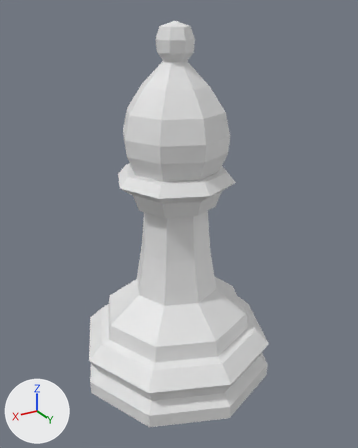
The Blender file Models/bishop.blend as it was, and as the next commit left it.
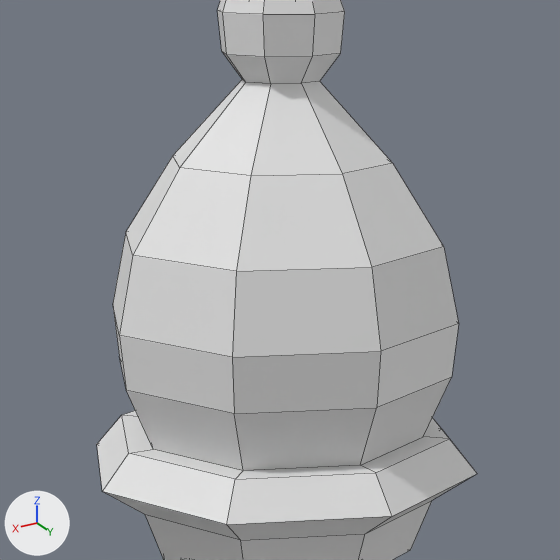
Each version is shown whole from a 50 mm lens placed at (0.045, 0.0763, 0.0707), pointed at (-0.0002, 0.001, 0.033), then close up on the part from 25% to 73% of the width and 8% to 47% of the height. Lighting does not change. The marker at lower left points along +X, +Y and +Z. The close-ups show mesh edges as thin lines.

Objects in the first close-up: 'Bishop'.
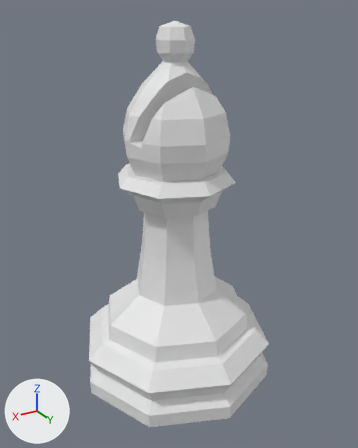
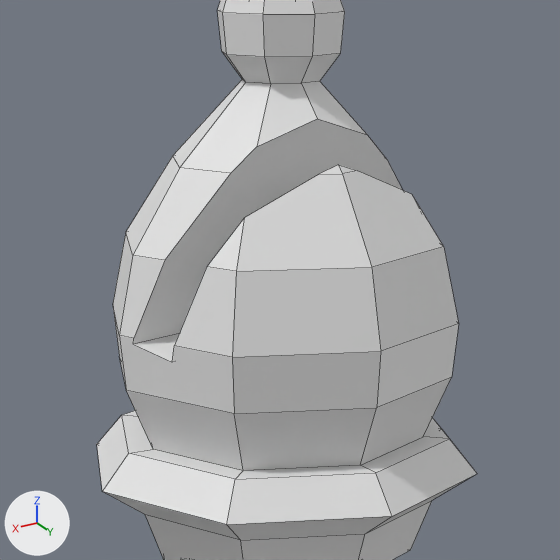
Commit message: Add notch to bishop

Boxes (x1, y1, x2, y2) around the edits, measured in the close-ups (560 x 560 px):
'Bishop', modifiers changed: (97, 0, 477, 560) in both

Diff of the bpy script that builds the scene:
```diff
--- a/Models/bishop.blend.py
+++ b/Models/bishop.blend.py
@@ me_cube @@
+me_cube.from_pydata(...)  # a box spanning x -1.0..1.0, y -1.0..1.0, z -1.0..1.0
@@ ob_bishop @@
 ob_bishop.scale = (0.0183, 0.0183, 0.0183)
+_m = ob_bishop.modifiers.new('Boolean', 'BOOLEAN')
+_m.object = ob_notch
+_m.solver = 'FLOAT'
@@ ob_notch @@
+ob_notch = bpy.data.objects.new('Notch', me_cube)
+ob_notch.location = (0.0, 0.00378, 0.0568)
+ob_notch.rotation_euler = (-0.267, 0.084, 0.0)  # degrees (-15, 4.8, 0)
+ob_notch.scale = (0.0133, 0.00125, 0.00643)
+ob_notch.hide_set(True)
```
